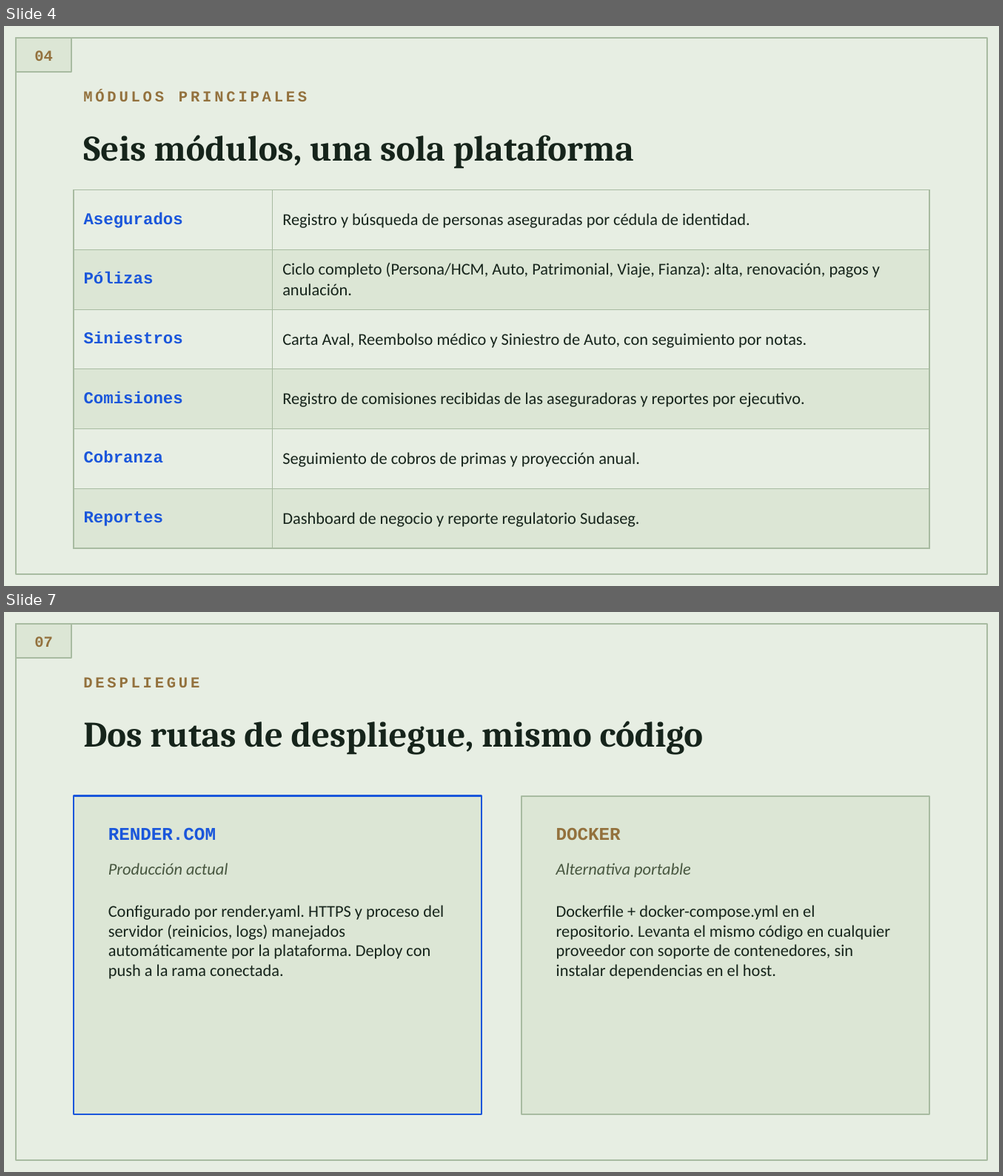
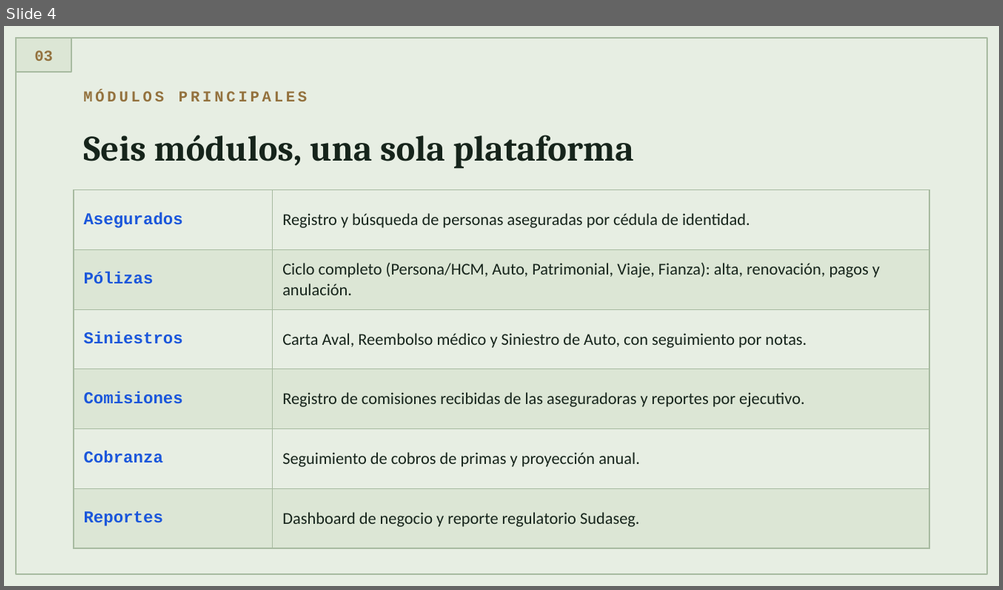
Before and after one commit to DanveDC/broker-suite, a slide deck: docs/BrokerCore-Presentacion.pptx. Shown one above the other, each under a label of ours: slides 4 and 7 before the commit, slide 4 after it; the slides between them are not shown. The pictures are 1003x1176 and 1003x590 pixels, drawn with LibreOffice and Linux fonts; fonts in the diff are those of the drawing. Boxes give left, top, right and bottom in pixels: in the first picture for what was removed or moved away, otherwise in the second. Text is boxed around its words. In the diff, an @@ line names an element or a change of style, - is before the commit and + after.

Commit message:
docs: update presentation to product-pitch framing
Regenerate BrokerCore-Presentacion.pptx to match the reworked HTML
deck: drop the changelog-style comisiones slide and the deployment
location slide, add a practical "qué registra" slide, replace the
route-count stat with a more relevant integrations count.

```diff
--- a/docs/BrokerCore-Presentacion.pptx
+++ b/docs/BrokerCore-Presentacion.pptx
@@ slide 7 removed at [4,612,999,1172], background #E7EEE3 @@
@@ rectangle removed at [16,624,987,1160] @@
@@ rectangle removed at [16,624,71,658] @@
@@ text removed at [34,636,53,647] @@
-07
@@ text removed at [83,677,199,687] @@
-DESPLIEGUE
@@ text removed at [83,721,703,755] @@
-Dos rutas de despliegue, mismo código
@@ rectangle removed at [74,796,481,1114] @@
@@ rectangle removed at [521,796,929,1114] @@
@@ text removed at [108,827,216,840] @@
-RENDER.COM
@@ text removed at [556,828,620,840] @@
-DOCKER
@@ text removed at [108,863,227,875] @@
-Producción actual
@@ text removed at [556,863,691,878] @@
-Alternativa portable
@@ text removed at [108,905,444,979] @@
-Configurado por render.yaml. HTTPS y proceso del servidor (reinicios, logs) manejados automáticamente por la plataforma. Deploy con push a la rama conectada.
@@ text removed at [556,905,890,979] @@
-Dockerfile + docker-compose.yml en el repositorio. Levanta el mismo código en cualquier proveedor con soporte de contenedores, sin instalar dependencias en el host.
@@ slide 4 changed as well @@
@@ text at [34,50,53,61]: text changed @@
-04
+03
```
Also in this commit, not shown: 6 other slides changed, 2 slides added, 2 other slides removed.
